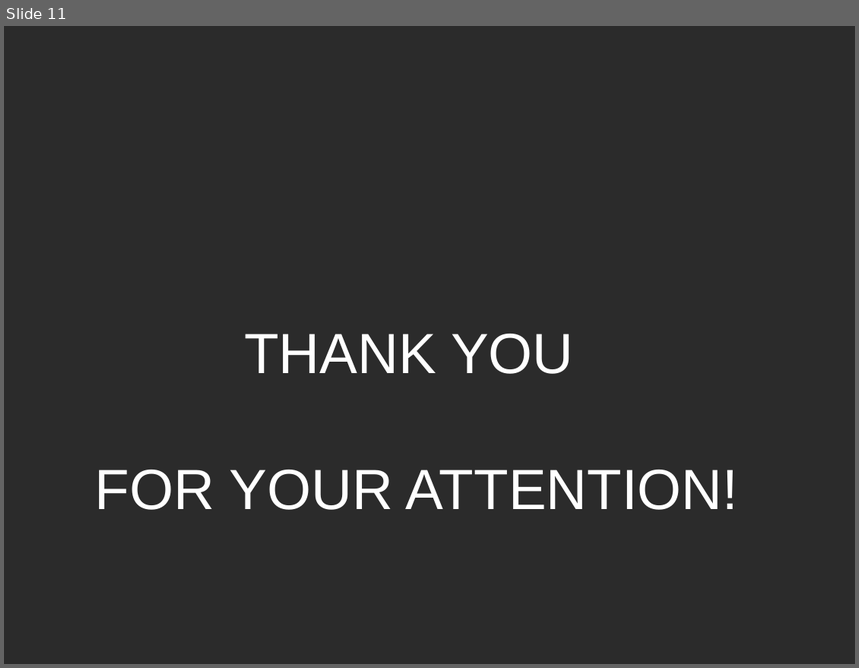
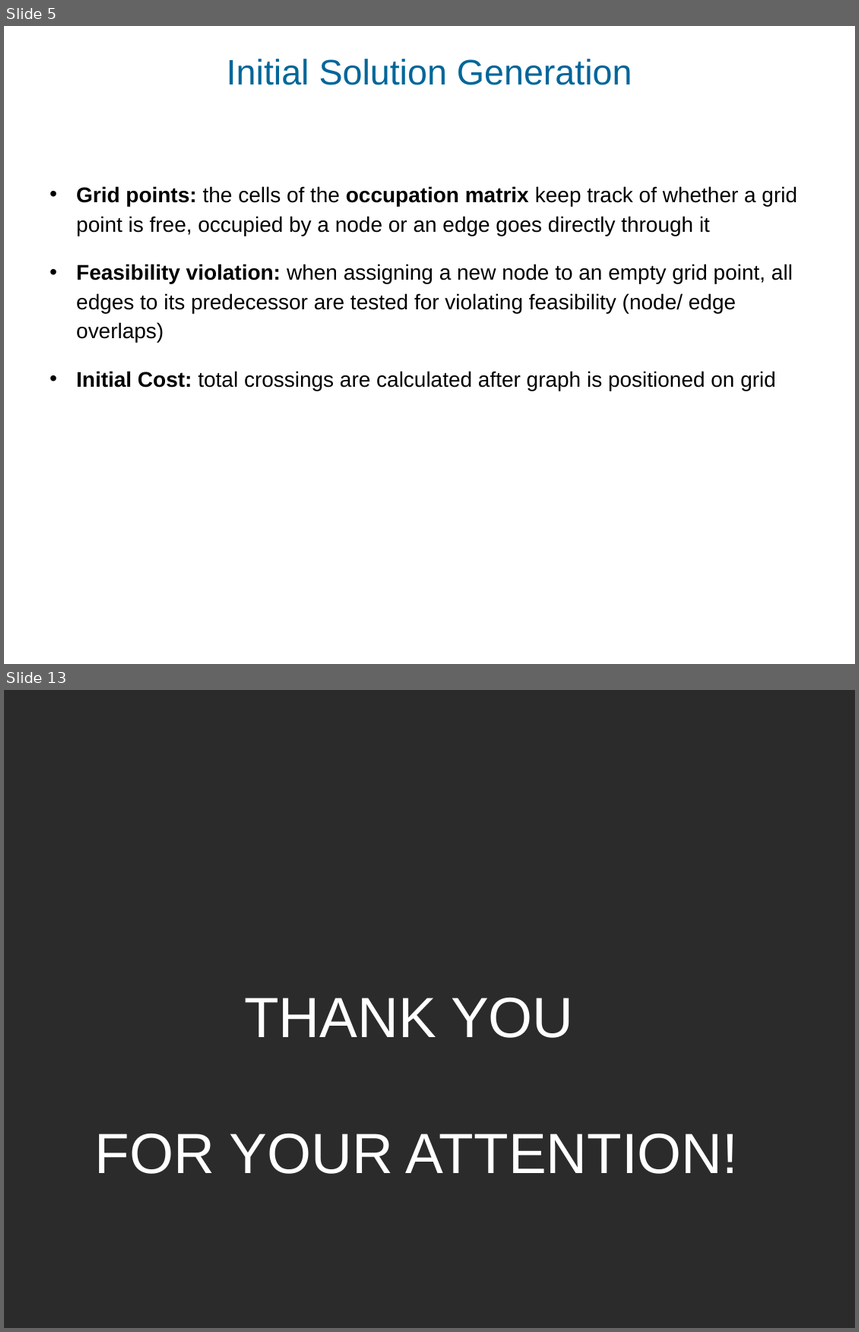
Before and after one commit to CatLassie/GDA2020, a slide deck: upwarddrawing.ppt. Shown one above the other, each under a label of ours: slide 11 before the commit, slides 5 and 13 after it; the slides between them are not shown. The pictures are 859x668 and 859x1332 pixels, drawn with LibreOffice and Linux fonts; fonts in the diff are those of the drawing; background and template pictures are left out; a plain dark background stands for a picture behind light text. Boxes give left, top, right and bottom in pixels: in the first picture for what was removed or moved away, otherwise in the second. Text is boxed around its words. In the diff, an @@ line names an element or a change of style, - is before the commit and + after.

```diff
--- a/upwarddrawing.ppt
+++ b/upwarddrawing.ppt
@@ slide 5 added at <box>4,26,855,664</box>, background picture (left out) @@
@@ text added at <box>227,59,633,85</box>, 30 pt, text #006699 @@
+Initial Solution Generation
@@ text added at <box>76,186,797,391</box>, 18 pt, text #000000 @@
+• Grid points: the cells of the occupation matrix keep track of whether a grid point is free, occupied by a node or an edge goes directly through it
+• Feasibility violation: when assigning a new node to an empty grid point, all edges to its predecessor are tested for violating feasibility (node/ edge overlaps)
+• Initial Cost: total crossings are calculated after graph is positioned on grid
@@ what was slide 11 is now slide 13 @@
```
Also in this commit, not shown: 4 slides changed, 7 other slides added, 6 slides removed.
